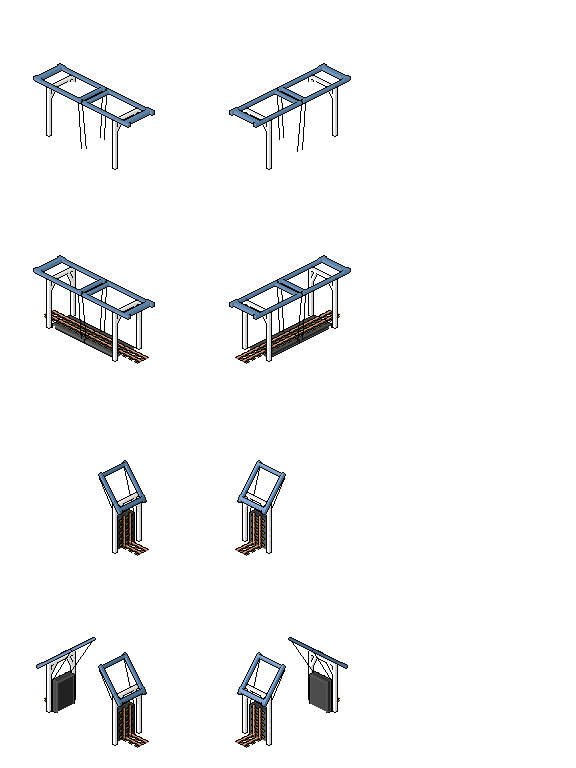
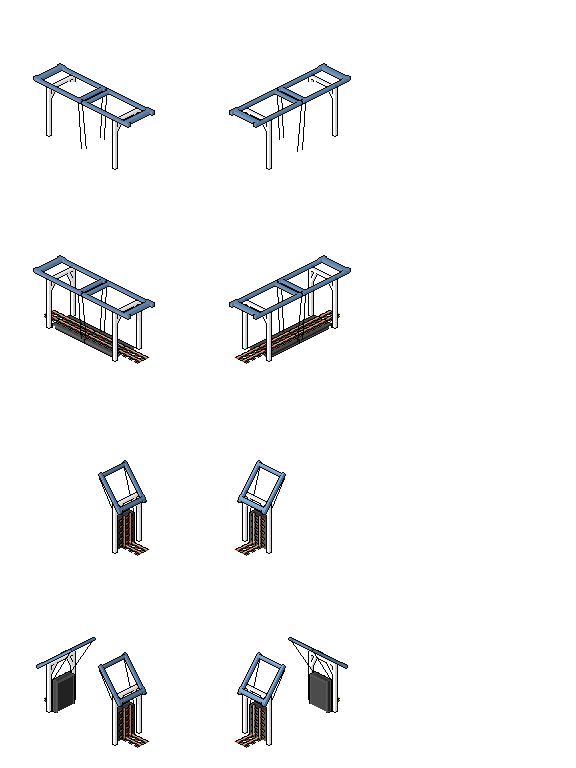
The second 576x768 image is a revision of the first. Changes to its layers:
painted on "Visible #7" over [left=73, top=638, right=311, bottom=650]
